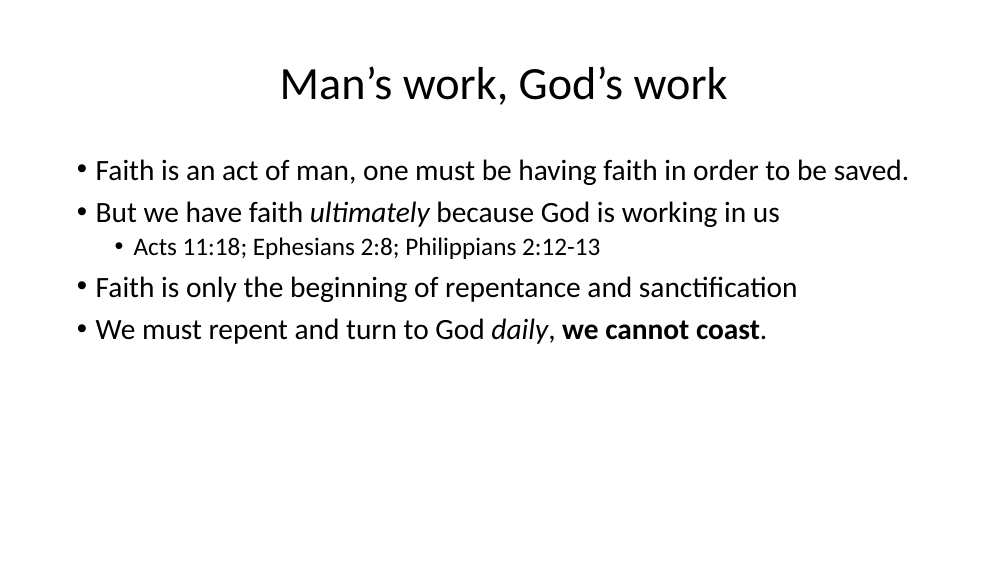
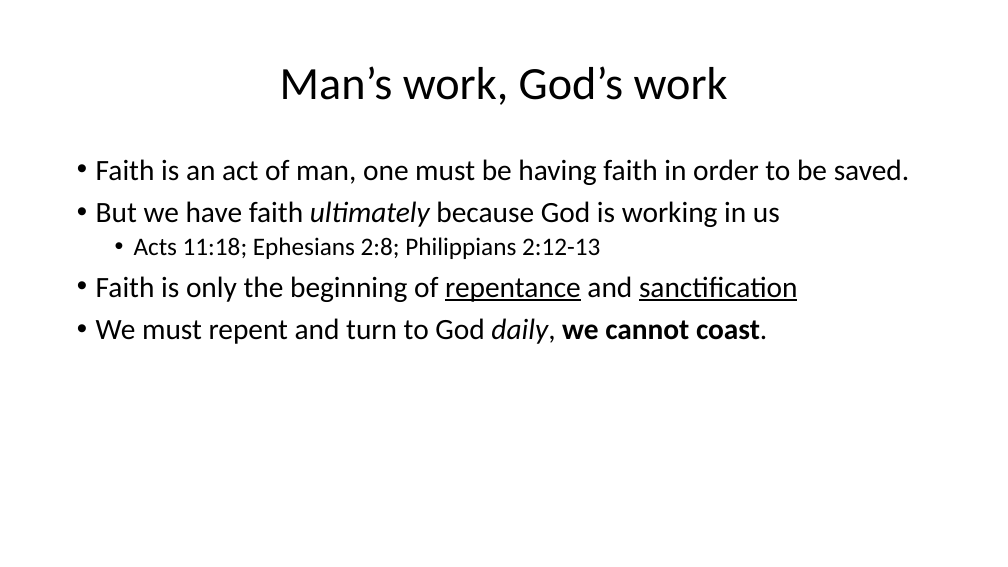
Before and after one commit to csmatyi/calvary_sunday_school, a slide deck: slide 14 of WSC85-88_211205.pptx. Drawn at 1008x567 pixels with LibreOffice and Linux fonts; fonts in the diff are those of the drawing. Boxes give left, top, right and bottom in pixels: in the first picture for what was removed or moved away, otherwise in the second. Text is boxed around its words. In the diff, an @@ line names an element or a change of style, - is before the commit and + after.

```diff
--- a/WSC85-88_211205.pptx
+++ b/WSC85-88_211205.pptx
@@ text at <box>96,276,798,302</box>: underline on in "repentance sanctification" @@
```
Also in this commit, not shown: 8 other slides changed, 8 slides added.
